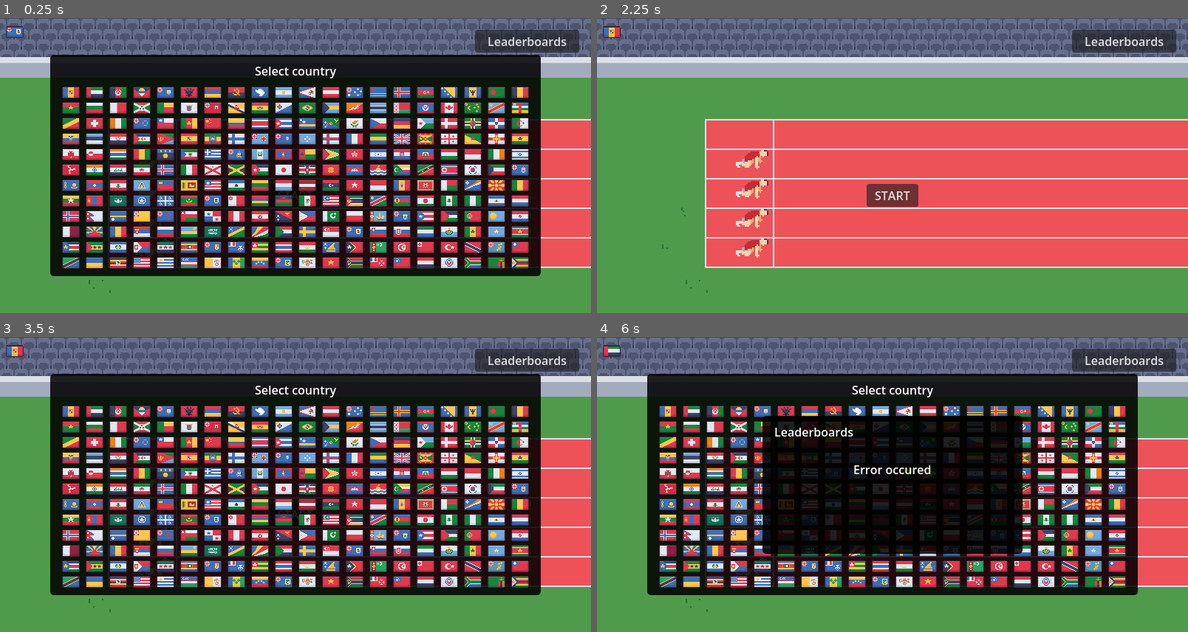
Above: before the commit, frames 1-4 (two rows, left to right).
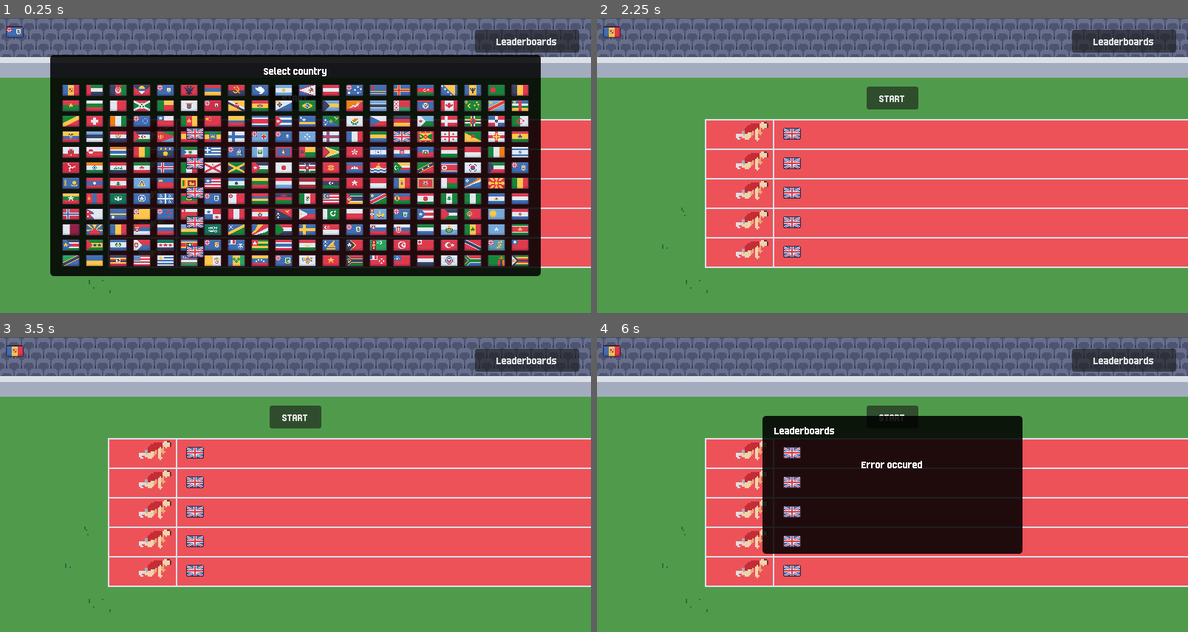
Above: after the commit, the same moments.

Repository: Miltage/clickrun
Game: Godot game, scene res://scenes/main.tscn
The game is run twice, just before and just after one commit, with the same random seed, the same clock (stepped at 60 frames per second) and the same inputs.
Inputs (mouse positions are in pixels of both pictures, inside the frame that each line leads up to):
- Up to frame 1 (0.25 s): no input
- Up to frame 2 (2.25 s): click "START" at 0.5 s; click "START" at 1.25 s; click (667, 91) at 2.02 s
- Up to frame 3 (3.5 s): click (11, 351) at 2.77 s
- Up to frame 4 (6 s): click (1122, 360) at 3.5 s, where only the run after the commit has a clickable "Leaderboards"; click (691, 410) at 4.27 s; click "Leaderboards" at 5 s; click (608, 351) at 5.77 s

The runs differ from the first frame. In frame 1, 24% of the frame differs, in the area x 10-96%, y 6-85%; in frame 2, 2.5%; in frame 3, 59%, in the area x 8-96%, y 6-88%; in frame 4, 50%.

Commit message:
Restructure player info

Diff:
--- a/scenes/game_scene.tscn
+++ b/scenes/game_scene.tscn
@@ -11,13 +11,16 @@
 texture = ExtResource("1_onqr8")
 
 [node name="Runner" parent="." unique_id=185410110 instance=ExtResource("1_w5aja")]
-position = Vector2(-95, 61)
+position = Vector2(-95, 62)
 
 [node name="Runner2" parent="." unique_id=855239997 instance=ExtResource("1_w5aja")]
-position = Vector2(-95, 41)
+position = Vector2(-95, 42)
 
 [node name="Runner4" parent="." unique_id=1495424051 instance=ExtResource("1_w5aja")]
-position = Vector2(-95, 1)
+position = Vector2(-95, 2)
 
 [node name="Runner3" parent="." unique_id=1923896879 instance=ExtResource("1_w5aja")]
-position = Vector2(-95, 21)
+position = Vector2(-95, 22)
+
+[node name="Runner5" parent="." unique_id=1369069862 instance=ExtResource("1_w5aja")]
+position = Vector2(-95, -18)
--- a/scenes/main.tscn
+++ b/scenes/main.tscn
@@ -1,10 +1,11 @@
 [gd_scene format=3 uid="uid://dm4x5mo1tbj6q"]
 
 [ext_resource type="Script" uid="uid://clglposhgg5pu" path="res://scripts/Main.gd" id="1_o5qli"]
+[ext_resource type="Theme" uid="uid://dqarsaynk7swx" path="res://theme.tres" id="1_tefeu"]
 [ext_resource type="PackedScene" uid="uid://cu5oudd5xxqot" path="res://scenes/country_selector.tscn" id="2_0wfyh"]
-[ext_resource type="Texture2D" uid="uid://ctt47aq2aomg7" path="res://textures/flags/GB.png" id="2_sugp2"]
 [ext_resource type="PackedScene" uid="uid://n1v4oebpb6dp" path="res://scenes/leaderboard.tscn" id="4_jyhfs"]
 [ext_resource type="PackedScene" uid="uid://chk0spve210np" path="res://scenes/game_scene.tscn" id="5_tbgi4"]
+[ext_resource type="PackedScene" uid="uid://i5oclopsik4n" path="res://scenes/player_info.tscn" id="6_tefeu"]
 
 [node name="Main" type="Control" unique_id=1262301849]
 texture_filter = 1
@@ -14,6 +15,7 @@
 anchor_bottom = 1.0
 grow_horizontal = 2
 grow_vertical = 2
+theme = ExtResource("1_tefeu")
 script = ExtResource("1_o5qli")
 
 [node name="GameScene" parent="." unique_id=83491003 instance=ExtResource("5_tbgi4")]
@@ -74,9 +76,9 @@
 anchor_right = 0.5
 anchor_bottom = 0.5
 offset_left = -35.0
-offset_top = 24.5
+offset_top = -107.5
 offset_right = 35.0
-offset_bottom = 55.5
+offset_bottom = -76.5
 grow_horizontal = 2
 grow_vertical = 2
 text = "START"
@@ -90,9 +92,9 @@
 anchor_right = 0.5
 anchor_bottom = 0.5
 offset_left = -267.0
-offset_top = -11.5
+offset_top = -102.5
 offset_right = 267.0
-offset_bottom = 11.5
+offset_bottom = -79.5
 grow_horizontal = 2
 grow_vertical = 2
 text = "Sample Text"
@@ -123,30 +125,37 @@
 visible = false
 layout_mode = 1
 
-[node name="PlayerInfo" type="HBoxContainer" parent="." unique_id=1751589071]
+[node name="PlayerInfo" parent="." unique_id=895905425 instance=ExtResource("6_tefeu")]
+unique_name_in_owner = true
 layout_mode = 1
-offset_left = 8.0
-offset_top = 8.0
-offset_right = 108.0
-offset_bottom = 31.0
-theme_override_constants/separation = 10
+offset_right = 113.0
 
-[node name="CountryButton" type="TextureButton" parent="PlayerInfo" unique_id=536183813]
-unique_name_in_owner = true
+[node name="RunnerInfo" type="VBoxContainer" parent="." unique_id=2096451254]
+layout_mode = 0
+offset_left = 252.0
+offset_top = 136.0
+offset_right = 357.0
+offset_bottom = 338.0
+theme_override_constants/separation = 22
+alignment = 1
+
+[node name="PlayerInfo" parent="RunnerInfo" unique_id=976753127 instance=ExtResource("6_tefeu")]
 layout_mode = 2
-mouse_default_cursor_shape = 2
-texture_normal = ExtResource("2_sugp2")
-stretch_mode = 3
 
-[node name="PlayerName" type="Label" parent="PlayerInfo" unique_id=278604743]
-unique_name_in_owner = true
+[node name="PlayerInfo2" parent="RunnerInfo" unique_id=1183495129 instance=ExtResource("6_tefeu")]
 layout_mode = 2
-text = "Player Name"
-vertical_alignment = 1
+
+[node name="PlayerInfo3" parent="RunnerInfo" unique_id=629227543 instance=ExtResource("6_tefeu")]
+layout_mode = 2
+
+[node name="PlayerInfo4" parent="RunnerInfo" unique_id=291309379 instance=ExtResource("6_tefeu")]
+layout_mode = 2
+
+[node name="PlayerInfo5" parent="RunnerInfo" unique_id=2006129670 instance=ExtResource("6_tefeu")]
+layout_mode = 2
 
 [connection signal="pressed" from="VBoxContainer/ScoreSubmission/SubmitButton" to="." method="submit_score"]
 [connection signal="pressed" from="VBoxContainer/RetryButton" to="." method="retry"]
 [connection signal="pressed" from="StartButton" to="." method="start"]
 [connection signal="country_selected" from="CountrySelector" to="." method="_on_country_changed"]
 [connection signal="pressed" from="LeaderboardsButton" to="." method="_on_leaderboards_button_pressed"]
-[connection signal="pressed" from="PlayerInfo/CountryButton" to="." method="_on_country_button_pressed"]
--- /dev/null
+++ b/scenes/player_info.tscn
@@ -0,0 +1,24 @@
+[gd_scene format=3 uid="uid://i5oclopsik4n"]
+
+[ext_resource type="Texture2D" uid="uid://ctt47aq2aomg7" path="res://textures/flags/GB.png" id="1_oojiu"]
+[ext_resource type="Script" uid="uid://dmxb4vhe4t332" path="res://scripts/PlayerInfo.gd" id="1_yl0j5"]
+
+[node name="PlayerInfo" type="HBoxContainer" unique_id=895905425]
+offset_left = 8.0
+offset_top = 8.0
+offset_right = 108.0
+offset_bottom = 31.0
+theme_override_constants/separation = 10
+script = ExtResource("1_yl0j5")
+
+[node name="CountryButton" type="TextureRect" parent="." unique_id=1519420969]
+unique_name_in_owner = true
+layout_mode = 2
+texture = ExtResource("1_oojiu")
+stretch_mode = 3
+
+[node name="PlayerName" type="Label" parent="." unique_id=147568071]
+unique_name_in_owner = true
+layout_mode = 2
+text = "Player Name"
+vertical_alignment = 1
--- a/scripts/Main.gd
+++ b/scripts/Main.gd
@@ -16,7 +16,6 @@
 	%RetryButton.hide()
 	%Label.text = ""
 	%Response.text = ""
-	%PlayerName.text = ""
 
 	_load_progress()
 
@@ -29,7 +28,7 @@
 
 	if (playerName):
 		%NameInput.text = playerName
-		%PlayerName.text = playerName
+		%PlayerInfo.set_player_name(playerName)
 
 	_update_country()
 
@@ -157,7 +156,7 @@
 	_update_country()
 
 func _update_country() -> void:
-	%CountryButton.texture_normal = load("res://textures/flags/%s.png" % country)
+	%PlayerInfo.set_country(country)
 
 func _on_country_button_pressed() -> void:
 	%CountrySelector.show()
--- /dev/null
+++ b/scripts/PlayerInfo.gd
@@ -0,0 +1,11 @@
+class_name PlayerInfo
+extends HBoxContainer
+
+func _ready() -> void:
+	%PlayerName.text = ""
+
+func set_player_name(playerName:String) -> void:
+	%PlayerName.text = playerName
+
+func set_country(code:String) -> void:
+	%CountryButton.texture = load("res://textures/flags/%s.png" % code)
--- /dev/null
+++ b/theme.tres
@@ -0,0 +1,6 @@
+[gd_resource type="Theme" format=3 uid="uid://dqarsaynk7swx"]
+
+[ext_resource type="FontFile" uid="uid://7c7u0t2154ml" path="res://fonts/Born2bSportyFS.otf" id="1_e1x85"]
+
+[resource]
+default_font = ExtResource("1_e1x85")
Binary file added: fonts/Awesome 9.ttf
Not shown, added: fonts/Awesome 9.ttf.import
Binary file added: fonts/Born2bSportyFS.otf
Not shown, added: fonts/Born2bSportyFS.otf.import
Not shown, added: scripts/PlayerInfo.gd.uid
